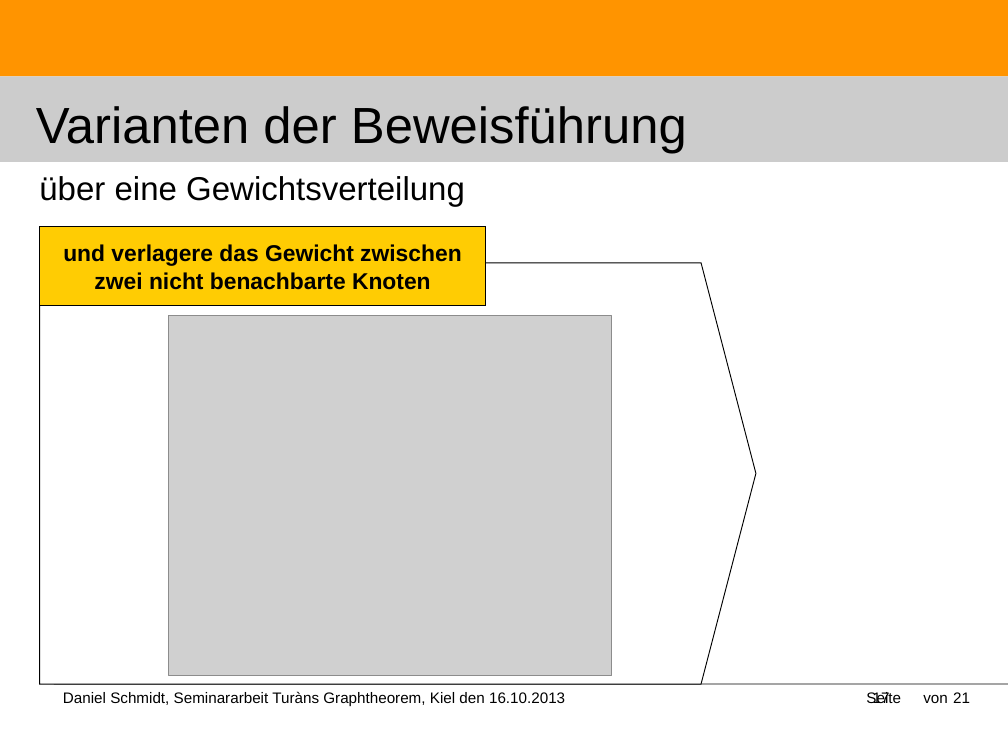
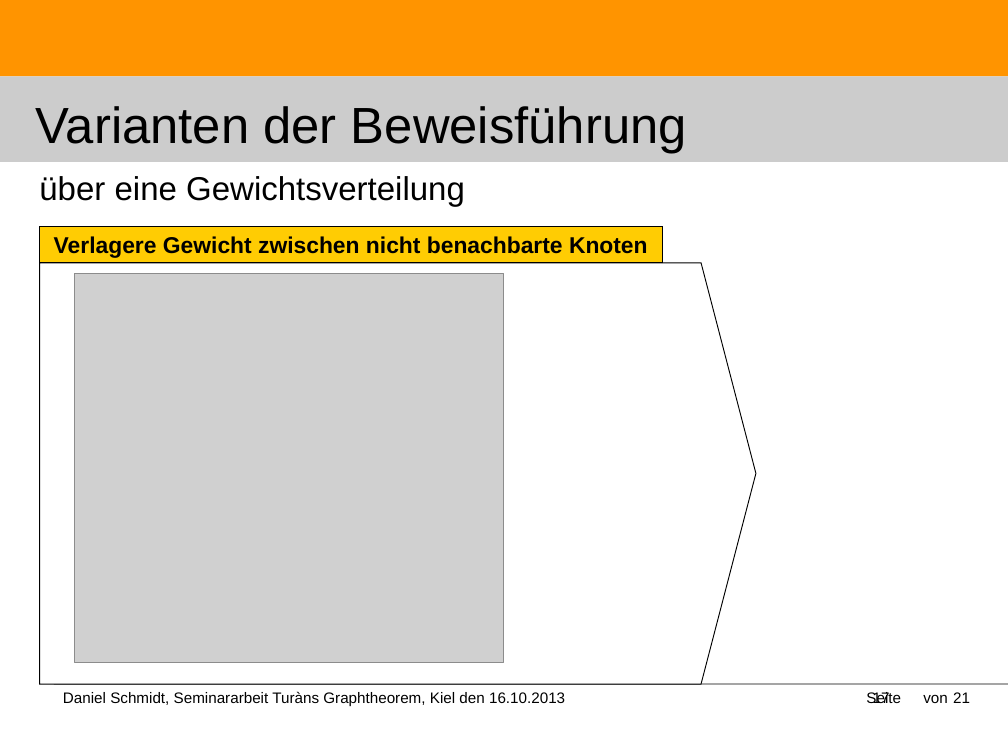
Before and after one commit to DanielMSchmidt/kombinatorik, a slide deck: slide 17 of Kombinatorik.odp. Drawn at 1008x756 pixels with LibreOffice and Linux fonts; fonts in the diff are those of the drawing; grey boxes stand for pictures. Boxes give left, top, right and bottom in pixels: in the first picture for what was removed or moved away, otherwise in the second. Text is boxed around its words. In the diff, an @@ line names an element or a change of style, - is before the commit and + after.

```diff
--- a/Kombinatorik.odp
+++ b/Kombinatorik.odp
@@ rectangle "Verlagere Gewicht zwischen nicht benachbarte ...": place and size @@
-rectangle "Verlagere Gewicht zwischen nicht benachbarte ..." at [39,227,486,306]
+rectangle "Verlagere Gewicht zwischen nicht benachbarte ..." at [39,227,662,263]
@@ text in rectangle at [54,236,648,258]: text changed @@
-und verlagere das Gewicht zwischen zwei nicht benachbarte Knoten
+Verlagere Gewicht zwischen nicht benachbarte Knoten
@@ picture: place and size @@
-picture at [169,316,612,676]
+picture at [75,273,505,663]
```
Also in this commit, not shown: 7 other slides changed, 9 other files.
